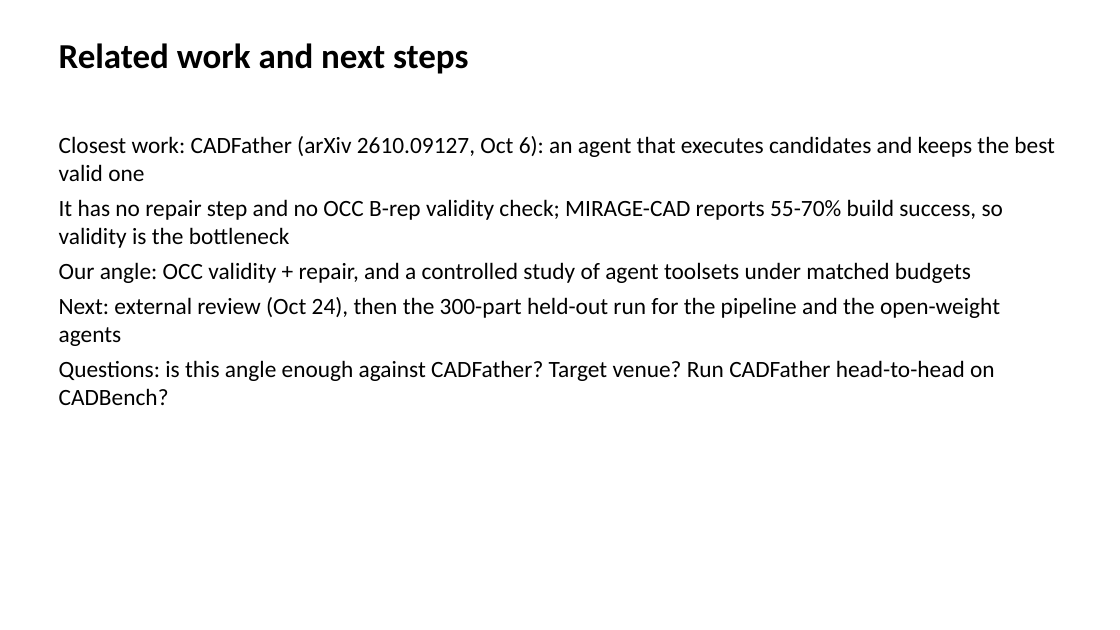
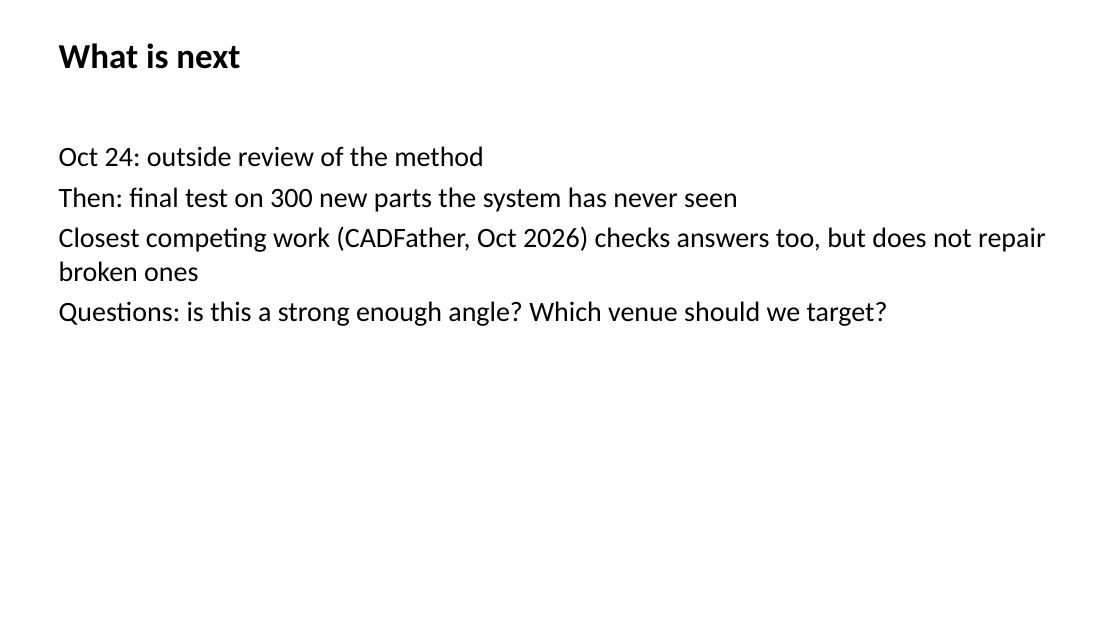
Before and after one commit to andrwlinx/CADFit, a slide deck: slide 7 of bench/figures/v2_2026-10-23/CADFit_v2_update.pptx. Drawn at 1120x630 pixels with LibreOffice and Linux fonts; fonts in the diff are those of the drawing. Boxes give left, top, right and bottom in pixels: in the first picture for what was removed or moved away, otherwise in the second. Text is boxed around its words. In the diff, an @@ line names an element or a change of style, - is before the commit and + after.

```diff
--- a/bench/figures/v2_2026-10-23/CADFit_v2_update.pptx
+++ b/bench/figures/v2_2026-10-23/CADFit_v2_update.pptx
@@ text at [59,43,240,69]: text changed @@
-Related work and next steps
+What is next
@@ text at [59,146,1046,326]: text changed; size 20 to 24 pt @@
-Closest work: CADFather (arXiv 2610.09127, Oct 6): an agent that executes candidates and keeps the best valid one
-It has no repair step and no OCC B-rep validity check; MIRAGE-CAD reports 55-70% build success, so validity is the bottleneck
-Our angle: OCC validity + repair, and a controlled study of agent toolsets under matched budgets
-Next: external review (Oct 24), then the 300-part held-out run for the pipeline and the open-weight agents
-Questions: is this angle enough against CADFather? Target venue? Run CADFather head-to-head on CADBench?
+Oct 24: outside review of the method
+Then: final test on 300 new parts the system has never seen
+Closest competing work (CADFather, Oct 2026) checks answers too, but does not repair broken ones
+Questions: is this a strong enough angle? Which venue should we target?
```
Also in this commit, not shown: 1 other slide changed, 5 slides added, 5 slides removed, 6 other files.
